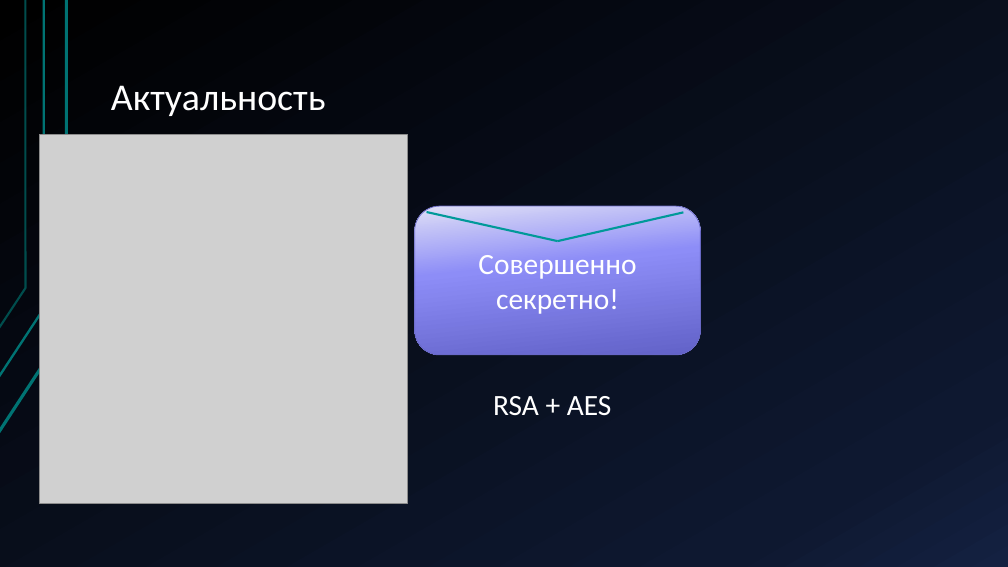
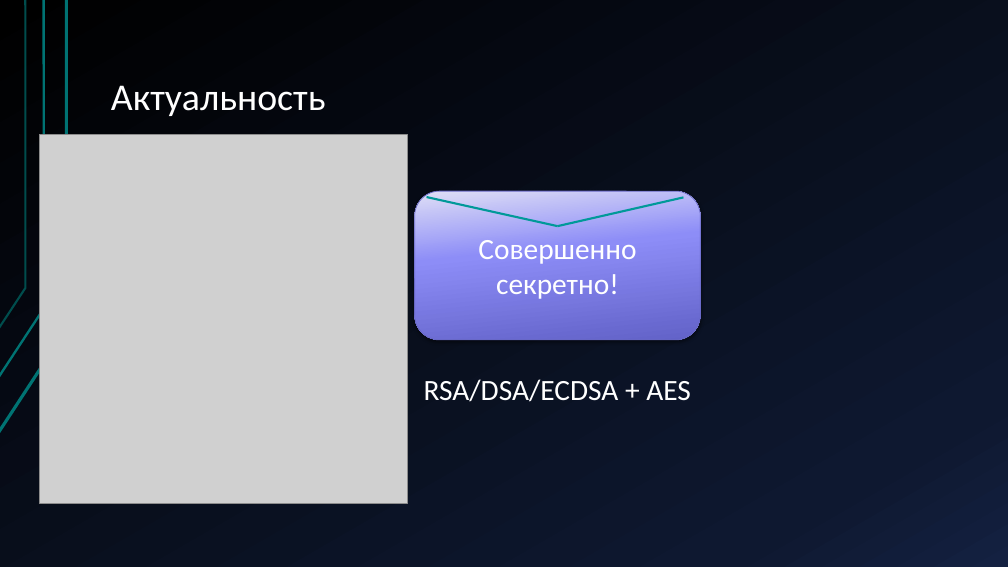
Before and after one commit to Terexi110/Teory, a slide deck: slide 2 of Постквантовая криптография KEM на решётках.pptx. Drawn at 1008x567 pixels with LibreOffice and Linux fonts; fonts in the diff are those of the drawing; grey boxes stand for pictures. Boxes give left, top, right and bottom in pixels: in the first picture for what was removed or moved away, otherwise in the second. Text is boxed around its words. In the diff, an @@ line names an element or a change of style, - is before the commit and + after.

```diff
--- a/Постквантовая криптография KEM на решётках.pptx
+++ b/Постквантовая криптография KEM на решётках.pptx
@@ rounded rectangle at (414,191,700,340): shadow on @@
@@ 2 lines, 1 text, 1 rounded rectangle: place and size @@
-2 lines, 1 text, 1 rounded rectangle at (414,206,700,355)
+2 lines, 1 text, 1 rounded rectangle at (414,191,700,340)
@@ text at (424,379,691,402): text changed @@
-RSA + AES
+RSA/DSA/ECDSA + AES
```
Also in this commit, not shown: 14 other slides changed, 1 slide added, 3 other files.
